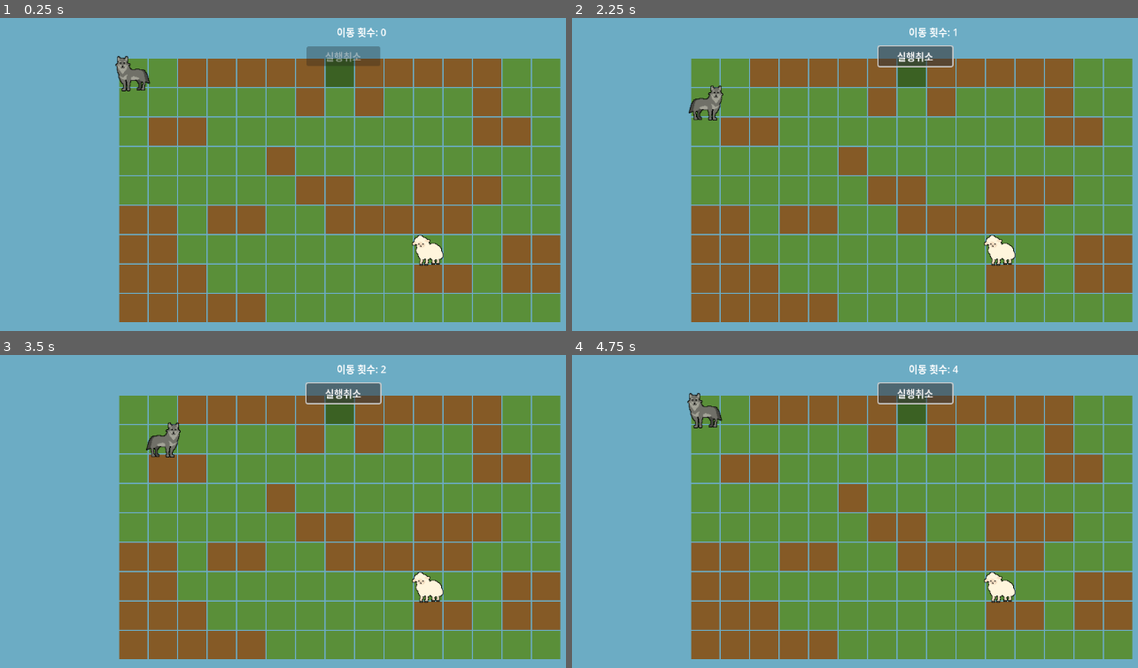
Above: before the commit, frames 1-4 (two rows, left to right).
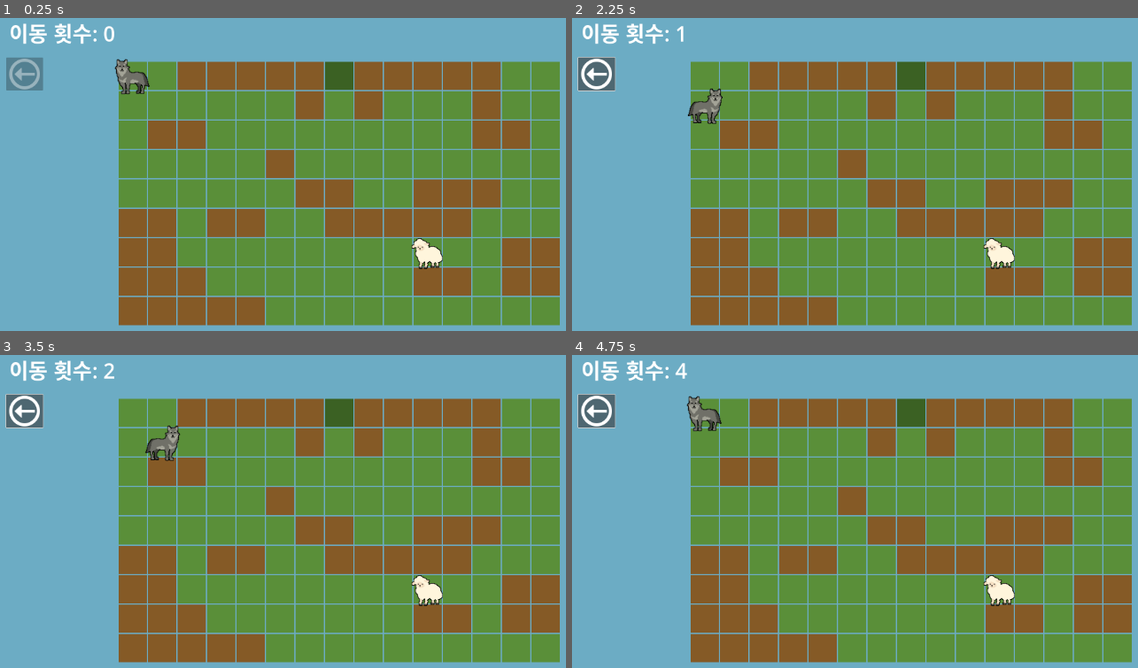
Above: after the commit, the same moments.

Repository: bnnajh7411-a11y/sokoban
Game: Godot game, scene res://scenes/Main.tscn
Two runs of this game, one before a commit and one after it. Both use one fixed random seed, a clock stepped at 60 frames per second and the inputs below.
Inputs (mouse positions are in pixels of both pictures, inside the frame that each line leads up to; where the layout moved, square brackets give the same spot in the first picture):
- Up to frame 1 (0.25 s): no input
- Up to frame 2 (2.25 s): tap Enter at 0.5 s; hold Right (ui_right) 0.53-1.25 s; click (594, 74) [917, 55] at 1.25 s; tap Space at 2 s; hold Down (ui_down) from 2.03 s (still down)
- Up to frame 3 (3.5 s): tap Enter at 2.75 s; release Down (ui_down) at 2.78 s; hold Right (ui_right) from 2.78 s (still down)
- Up to frame 4 (4.75 s): tap Space at 3.5 s; release Right (ui_right) at 3.53 s; hold Up (ui_up) 3.53-4.28 s; tap Enter at 4.25 s; hold Left (ui_left) from 4.28 s (still down)

The runs differ from the first frame. In frame 1, 16% of the frame differs, in the area x 1-100%, y 1-99%; in frame 2, 16%; in frame 3, 16%; in frame 4, 16%, in the area x 0-100%, y 1-99%.

Commit message:
CtrlZ Editor

Diff:
--- a/Main.gd
+++ b/Main.gd
@@ -7,18 +7,16 @@
 const GAME_OVER_MESSAGE_TEXT: String = "플레이어와 양이 겹쳤습니다."
 const SHEEP_GROUP_NAME: StringName = &"sheep"
 const MOVE_COUNT_TEXT: String = "이동 횟수: %d"
-const UNDO_BUTTON_TEXT: String = "실행취소"
 
 @onready var tile_map_layer: TileMapLayer = $TileMapLayer
 @onready var player: GridActor = $Player
-@onready var hud: Control = $CanvasLayer/Hud
+@onready var undo_button: Button = get_node_or_null("CanvasLayer/Hud/UndoButton") as Button
 @onready var move_count_label: Label = $CanvasLayer/Hud/MoveCountLabel
 @onready var result_overlay: Control = $CanvasLayer/ClearOverlay
 @onready var result_title_label: Label = $CanvasLayer/ClearOverlay/CenterContainer/ClearPanel/VBoxContainer/TitleLabel
 @onready var result_message_label: Label = $CanvasLayer/ClearOverlay/CenterContainer/ClearPanel/VBoxContainer/MessageLabel
 @onready var restart_button: Button = $CanvasLayer/ClearOverlay/CenterContainer/ClearPanel/VBoxContainer/RetryButton
 
-var undo_button: Button
 var _goal_cells: Dictionary = {}
 var _undo_history: Array = []
 var _pending_sheep_moves: int = 0
@@ -32,7 +30,6 @@
 func _ready() -> void:
 	_collect_goal_cells()
 	_setup_clear_ui()
-	_ensure_undo_button()
 	_update_move_count_ui()
 	call_deferred("_bind_turn_flow")
 	_update_sheep_alert_states()
@@ -66,19 +63,7 @@
 	if not restart_button.pressed.is_connected(_on_restart_button_pressed):
 		restart_button.pressed.connect(_on_restart_button_pressed)
 
-
-func _ensure_undo_button() -> void:
-	undo_button = get_node_or_null("CanvasLayer/Hud/UndoButton") as Button
-	if undo_button == null:
-		undo_button = Button.new()
-		undo_button.name = "UndoButton"
-		undo_button.text = UNDO_BUTTON_TEXT
-		undo_button.position = Vector2(513.0, 72.0)
-		undo_button.size = Vector2(120.0, 32.0)
-		undo_button.custom_minimum_size = Vector2(120.0, 32.0)
-		hud.add_child(undo_button)
-
-	if not undo_button.pressed.is_connected(_on_undo_button_pressed):
+	if undo_button != null and not undo_button.pressed.is_connected(_on_undo_button_pressed):
 		undo_button.pressed.connect(_on_undo_button_pressed)
 
 	_update_undo_button_ui()
--- a/scenes/Main.tscn
+++ b/scenes/Main.tscn
@@ -1,29 +1,28 @@
 [gd_scene format=4 uid="uid://tkhg0d36if2o"]
 
-[ext_resource type="Script" uid="uid://d2n2jrumjjyu7" path="res://Main.gd" id="1_main"]
+[ext_resource type="Script" uid="uid://b711aj681005c" path="res://Main.gd" id="1_main"]
 [ext_resource type="TileSet" uid="uid://vpv4llnwj4qi" path="res://generated/level_tileset.tres" id="1_tileset"]
-[ext_resource type="PackedScene" path="res://actors/Player.tscn" id="2_player"]
+[ext_resource type="PackedScene" uid="uid://boiwx3wbv6oq8" path="res://actors/Player.tscn" id="2_player"]
 [ext_resource type="PackedScene" uid="uid://damggt3ffynxf" path="res://actors/Sheep.tscn" id="3_sheep"]
+[ext_resource type="Texture2D" uid="uid://dpujglgwqhbnh" path="res://image/Undo.png" id="5_vcsgt"]
 
 [node name="Main" type="Node2D" unique_id=598128310]
 script = ExtResource("1_main")
 
 [node name="Polygon2D" type="Polygon2D" parent="." unique_id=1738251972]
-position = Vector2(90, 111)
 color = Color(0.4253108, 0.67530113, 0.7696371, 1)
-polygon = PackedVector2Array(-338, -249, -326, 557, 947, 559, 962, -249)
+polygon = PackedVector2Array(-100, -100, -100, 700, 1200, 700, 1200, -100)
 
 [node name="TileMapLayer" type="TileMapLayer" parent="." unique_id=971561381]
+position = Vector2(170, 60)
 tile_map_data = PackedByteArray("AAABAAEAAAAAAAAAAAACAAEAAAAAAAAAAAADAAEAAAABAAAAAAAEAAEAAAABAAAAAAAFAAEAAAABAAAAAAAGAA …(2080 unchanged characters)…
 tile_set = ExtResource("1_tileset")
 
 [node name="Player" parent="." unique_id=1088558520 instance=ExtResource("2_player")]
+position = Vector2(231, 108)
 
 [node name="Sheep" parent="." unique_id=407462379 instance=ExtResource("3_sheep")]
-position = Vector2(551, 354)
-
-[node name="Camera2D" type="Camera2D" parent="." unique_id=963330872]
-position = Vector2(405, 269)
+position = Vector2(734, 414)
 
 [node name="CanvasLayer" type="CanvasLayer" parent="." unique_id=1468176642]
 layer = 10
@@ -39,13 +38,26 @@
 
 [node name="MoveCountLabel" type="Label" parent="CanvasLayer/Hud" unique_id=1865274440]
 layout_mode = 0
-offset_left = 513.0
-offset_top = 32.0
-offset_right = 693.0
-offset_bottom = 64.0
+offset_left = 24.0
+offset_top = 24.0
+offset_right = 206.0
+offset_bottom = 71.0
+theme_override_font_sizes/font_size = 34
 text = "이동 횟수: 0"
 horizontal_alignment = 1
 vertical_alignment = 1
+
+[node name="UndoButton" type="Button" parent="CanvasLayer/Hud" unique_id=2141452287]
+custom_minimum_size = Vector2(120, 32)
+layout_mode = 0
+offset_left = 24.0
+offset_top = 90.0
+offset_right = 144.0
+offset_bottom = 198.0
+scale = Vector2(0.5, 0.5)
+theme_override_icons/icon = ExtResource("5_vcsgt")
+icon = ExtResource("5_vcsgt")
+icon_alignment = 1
 
 [node name="ClearOverlay" type="Control" parent="CanvasLayer" unique_id=344761879]
 visible = false
--- a/scenes/Stage1.tscn
+++ b/scenes/Stage1.tscn
@@ -1,19 +1,20 @@
 [gd_scene format=4 uid="uid://cfuu40yoanqyv"]
 
 [ext_resource type="TileSet" uid="uid://vpv4llnwj4qi" path="res://generated/level_tileset.tres" id="1_06ygk"]
-[ext_resource type="Script" uid="uid://d2n2jrumjjyu7" path="res://Main.gd" id="1_qasgr"]
+[ext_resource type="Script" uid="uid://b711aj681005c" path="res://Main.gd" id="1_qasgr"]
 [ext_resource type="PackedScene" uid="uid://damggt3ffynxf" path="res://actors/Sheep.tscn" id="2_hp1su"]
-[ext_resource type="PackedScene" path="res://actors/Player.tscn" id="3_qasgr"]
+[ext_resource type="Texture2D" uid="uid://dpujglgwqhbnh" path="res://image/Undo.png" id="3_5mgwk"]
+[ext_resource type="PackedScene" uid="uid://boiwx3wbv6oq8" path="res://actors/Player.tscn" id="3_qasgr"]
 
 [node name="Stage1" type="Node2D" unique_id=1683069215]
 script = ExtResource("1_qasgr")
 
-[node name="Polygon2D" type="Polygon2D" parent="." unique_id=2030329375]
-position = Vector2(90, 111)
+[node name="Polygon2D" type="Polygon2D" parent="." unique_id=61569438]
 color = Color(0.4253108, 0.67530113, 0.7696371, 1)
-polygon = PackedVector2Array(-338, -249, -326, 557, 947, 559, 962, -249)
+polygon = PackedVector2Array(-100, -100, -100, 700, 1200, 700, 1200, -100)
 
 [node name="TileMapLayer" type="TileMapLayer" parent="." unique_id=2025735138]
+position = Vector2(170, 60)
 tile_map_data = PackedByteArray("AAABAAgAAAAAAAAAAAACAAgAAAAAAAAAAAADAAgAAAAAAAAAAAAEAAgAAAAAAAAAAAAFAAgAAAAAAAAAAAAGAA …(2080 unchanged characters)…
 tile_set = ExtResource("1_06ygk")
 
@@ -31,13 +32,26 @@
 
 [node name="MoveCountLabel" type="Label" parent="CanvasLayer/Hud" unique_id=657133628]
 layout_mode = 0
-offset_left = 513.0
-offset_top = 32.0
-offset_right = 693.0
-offset_bottom = 64.0
+offset_left = 24.0
+offset_top = 24.0
+offset_right = 204.0
+offset_bottom = 56.0
+theme_override_font_sizes/font_size = 34
 text = "이동 횟수: 0"
 horizontal_alignment = 1
 vertical_alignment = 1
+
+[node name="UndoButton" type="Button" parent="CanvasLayer/Hud" unique_id=44444171]
+custom_minimum_size = Vector2(120, 32)
+layout_mode = 0
+offset_left = 24.0
+offset_top = 90.0
+offset_right = 144.0
+offset_bottom = 198.0
+scale = Vector2(0.5, 0.5)
+theme_override_icons/icon = ExtResource("3_5mgwk")
+icon = ExtResource("3_5mgwk")
+icon_alignment = 1
 
 [node name="ClearOverlay" type="Control" parent="CanvasLayer" unique_id=1730192693]
 visible = false
@@ -102,7 +116,7 @@
 language = "ko_KR"
 
 [node name="Sheep" parent="." unique_id=1311717518 instance=ExtResource("2_hp1su")]
-position = Vector2(216, 353)
+position = Vector2(388, 406)
 
 [node name="Player" parent="." unique_id=1184038860 instance=ExtResource("3_qasgr")]
-position = Vector2(599, 362)
+position = Vector2(771, 415)
--- a/scenes/Stage2.tscn
+++ b/scenes/Stage2.tscn
@@ -1,19 +1,20 @@
 [gd_scene format=4 uid="uid://dus6kw4othdc2"]
 
-[ext_resource type="Script" uid="uid://d2n2jrumjjyu7" path="res://Main.gd" id="1_c8nos"]
+[ext_resource type="Script" uid="uid://b711aj681005c" path="res://Main.gd" id="1_c8nos"]
 [ext_resource type="TileSet" uid="uid://vpv4llnwj4qi" path="res://generated/level_tileset.tres" id="1_crm5n"]
 [ext_resource type="PackedScene" uid="uid://damggt3ffynxf" path="res://actors/Sheep.tscn" id="2_4bw56"]
-[ext_resource type="PackedScene" path="res://actors/Player.tscn" id="3_c8nos"]
+[ext_resource type="PackedScene" uid="uid://boiwx3wbv6oq8" path="res://actors/Player.tscn" id="3_c8nos"]
+[ext_resource type="Texture2D" uid="uid://dpujglgwqhbnh" path="res://image/Undo.png" id="3_pmtui"]
 
 [node name="Stage1" type="Node2D" unique_id=1683069215]
 script = ExtResource("1_c8nos")
 
-[node name="Polygon2D" type="Polygon2D" parent="." unique_id=1266573244]
-position = Vector2(90, 111)
+[node name="Polygon2D" type="Polygon2D" parent="." unique_id=42354721]
 color = Color(0.4253108, 0.67530113, 0.7696371, 1)
-polygon = PackedVector2Array(-338, -249, -326, 557, 947, 559, 962, -249)
+polygon = PackedVector2Array(-100, -100, -100, 700, 1200, 700, 1200, -100)
 
 [node name="TileMapLayer" type="TileMapLayer" parent="." unique_id=2025735138]
+position = Vector2(170, 60)
 tile_map_data = PackedByteArray("AAABAAgAAAAAAAAAAAACAAgAAAAAAAAAAAADAAgAAAAAAAAAAAAEAAgAAAAAAAAAAAAFAAgAAAAAAAAAAAAGAA …(2080 unchanged characters)…
 tile_set = ExtResource("1_crm5n")
 
@@ -31,13 +32,26 @@
 
 [node name="MoveCountLabel" type="Label" parent="CanvasLayer/Hud" unique_id=2018376768]
 layout_mode = 0
-offset_left = 513.0
-offset_top = 32.0
-offset_right = 693.0
-offset_bottom = 64.0
+offset_left = 24.0
+offset_top = 24.0
+offset_right = 204.0
+offset_bottom = 56.0
+theme_override_font_sizes/font_size = 34
 text = "이동 횟수: 0"
 horizontal_alignment = 1
 vertical_alignment = 1
+
+[node name="UndoButton" type="Button" parent="CanvasLayer/Hud" unique_id=2009445308]
+custom_minimum_size = Vector2(120, 32)
+layout_mode = 0
+offset_left = 24.0
+offset_top = 90.0
+offset_right = 144.0
+offset_bottom = 198.0
+scale = Vector2(0.5, 0.5)
+theme_override_icons/icon = ExtResource("3_pmtui")
+icon = ExtResource("3_pmtui")
+icon_alignment = 1
 
 [node name="ClearOverlay" type="Control" parent="CanvasLayer" unique_id=1941664023]
 visible = false
@@ -84,7 +98,7 @@
 text = "다시 플레이"
 
 [node name="Sheep" parent="." unique_id=1311717518 instance=ExtResource("2_4bw56")]
-position = Vector2(657, 160)
+position = Vector2(825, 215)
 
 [node name="Player" parent="." unique_id=1763199205 instance=ExtResource("3_c8nos")]
-position = Vector2(744, 314)
+position = Vector2(912, 369)
--- a/scenes/Stage3.tscn
+++ b/scenes/Stage3.tscn
@@ -3,17 +3,18 @@
 [ext_resource type="Script" uid="uid://b711aj681005c" path="res://Main.gd" id="1_khgvh"]
 [ext_resource type="TileSet" uid="uid://vpv4llnwj4qi" path="res://generated/level_tileset.tres" id="2_uu5ob"]
 [ext_resource type="PackedScene" uid="uid://damggt3ffynxf" path="res://actors/Sheep.tscn" id="3_asesr"]
+[ext_resource type="Texture2D" uid="uid://dpujglgwqhbnh" path="res://image/Undo.png" id="3_uu5ob"]
 [ext_resource type="PackedScene" uid="uid://boiwx3wbv6oq8" path="res://actors/Player.tscn" id="4_tg7l7"]
 
 [node name="Stage1" type="Node2D" unique_id=1683069215]
 script = ExtResource("1_khgvh")
 
-[node name="Polygon2D" type="Polygon2D" parent="." unique_id=1266573244]
-position = Vector2(90, 111)
+[node name="Polygon2D" type="Polygon2D" parent="." unique_id=1008289836]
 color = Color(0.4253108, 0.67530113, 0.7696371, 1)
-polygon = PackedVector2Array(-338, -249, -326, 557, 947, 559, 962, -249)
+polygon = PackedVector2Array(-100, -100, -100, 700, 1200, 700, 1200, -100)
 
 [node name="TileMapLayer" type="TileMapLayer" parent="." unique_id=2025735138]
+position = Vector2(170, 60)
 tile_map_data = PackedByteArray("AAABAAgAAAAAAAAAAAACAAgAAAABAAAAAAADAAgAAAABAAAAAAAEAAgAAAABAAAAAAAFAAgAAAAAAAAAAAAGAA …(2080 unchanged characters)…
 tile_set = ExtResource("2_uu5ob")
 
@@ -31,13 +32,26 @@
 
 [node name="MoveCountLabel" type="Label" parent="CanvasLayer/Hud" unique_id=2018376768]
 layout_mode = 0
-offset_left = 513.0
-offset_top = 32.0
-offset_right = 693.0
-offset_bottom = 64.0
+offset_left = 24.0
+offset_top = 24.0
+offset_right = 206.0
+offset_bottom = 71.0
+theme_override_font_sizes/font_size = 34
 text = "이동 횟수: 0"
 horizontal_alignment = 1
 vertical_alignment = 1
+
+[node name="UndoButton" type="Button" parent="CanvasLayer/Hud" unique_id=2088925412]
+custom_minimum_size = Vector2(120, 32)
+layout_mode = 0
+offset_left = 24.0
+offset_top = 90.0
+offset_right = 144.0
+offset_bottom = 198.0
+scale = Vector2(0.5, 0.5)
+theme_override_icons/icon = ExtResource("3_uu5ob")
+icon = ExtResource("3_uu5ob")
+icon_alignment = 1
 
 [node name="ClearOverlay" type="Control" parent="CanvasLayer" unique_id=1941664023]
 visible = false
@@ -84,7 +98,7 @@
 text = "다시 플레이"
 
 [node name="Sheep" parent="." unique_id=1311717518 instance=ExtResource("3_asesr")]
-position = Vector2(169, 166)
+position = Vector2(345, 218)
 
 [node name="Player" parent="." unique_id=1763199205 instance=ExtResource("4_tg7l7")]
-position = Vector2(744, 314)
+position = Vector2(920, 366)
Binary file added: image/Undo.png
Not shown, added: image/Undo.png.import
